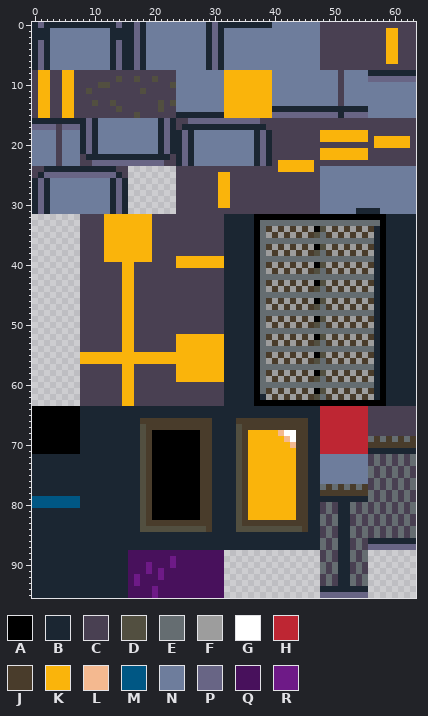
One commit to this sprite sheet: res/tiles.png. Above, as it was before the edit.
The file is 64x96 pixels.
Palette (. is transparent): A #000000  B #1b2632  C #494052  D #524f40  E #656d71  F #9d9d9d  G #ffffff  H #be2633  J #493c2b  K #fab40b  L #f4b990  M #005784  N #6e7d9c  P #686585  Q #48115c  R #6e1a87
Pixels before (only the part around the change), first column x 28:
61 CCCCBBBBBAEJFJFJFJFADFJFJFJFJBABBBBB
62 CCCCBBBBBABFJFJFJFJDEJFJFJFJFBABBBBB
63 CCCCBBBBBAAAAAAAAAAAAAAAAAAAAAABBBBB
64 BBBBBBBBBBBBBBBBBBBBHHHHHHHHCCCCCCCC
65 BBBBBBBBBBBBBBBBBBBBHHHHHHHHCCCCCCCC
66 JJBBBBJJJJJJJJJJJJBBHHHHHHHHCCCCCCCC
67 JJBBBBDJJJJJJJJJJJBBHHHHHHHHCCCCCCCC
68 JJBBBBDJKKKKKLGGJJBBHHHHHHHHCCCCCCCC
69 JJBBBBDJKKKKKKLGJJBBHHHHHHHHEJEJEJEJ
70 JJBBBBDJKKKKKKKLJJBBHHHHHHHHJJJJJJJJ
71 JJBBBBDJKKKKKKKKJJBBHHHHHHHHBBBBBBBB
72 JJBBBBDJKKKKKKKKJJBBNNNNNNNNCECECECE
73 JJBBBBDJKKKKKKKKJJBBNNNNNNNNCECECECE
74 JJBBBBDJKKKKKKKKJJBBNNNNNNNNECECECEC
75 JJBBBBDJKKKKKKKKJJBBNNNNNNNNECECECEC
76 JJBBBBDJKKKKKKKKJJBBNNNNNNNNCECECECE
77 JJBBBBDJKKKKKKKKJJBBEJEJEJEJCECECECE
78 JJBBBBDJKKKKKKKKJJBBJJJJJJJJECECECEC
79 JJBBBBDJKKKKKKKKJJBBBBBBBBBBECECECEC
80 JJBBBBDJKKKKKKKKJJBBCECBBECECECECECE
81 JJBBBBDJKKKKKKKKJJBBCECBBECECECECECE
82 JJBBBBDJKKKKKKKKJJBBECEBBCECECECECEC
83 JJBBBBDJJJJJJJJJJJBBECEBBCECECECECEC
84 DJBBBBDDDDDDDDDDDJBBCECBBECECECECECE
85 BBBBBBBBBBBBBBBBBBBBCECBBECECECECECE
86 BBBBBBBBBBBBBBBBBBBBECEBBCECBBBBBBBB
87 BBBBBBBBBBBBBBBBBBBBECEBBCECPPPPPPPP
88 QQQQ................CECBBECE........
89 QQQQ................CECBBECE........
90 QQQQ................ECEBBCEC........
91 QQQQ................ECEBBCEC........
92 QQQQ................CECBBECE........
93 QQQQ................CECBBECE........
94 QQQQ................BBBBBBBB........
95 QQQQ................PPPPPPPP........
New version:
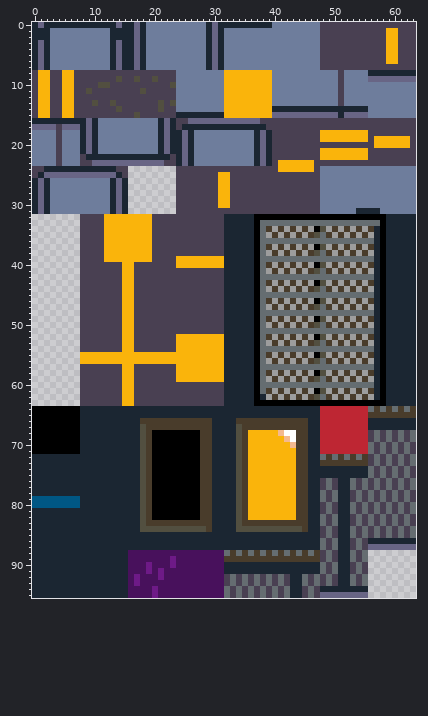
From old to new:
{"y":64,"x":56,"old":"CCCCCCCC","new":"EJEJEJEJ"}
{"y":65,"x":56,"old":"CCCCCCCC","new":"JJJJJJJJ"}
{"y":66,"x":56,"old":"CCCCCCCC","new":"BBBBBBBB"}
{"y":67,"x":56,"old":"CCCCCCCC","new":"BBBBBBBB"}
{"y":68,"x":57,"old":"C","new":"E"}
{"y":68,"x":59,"old":"C","new":"E"}
{"y":68,"x":61,"old":"C","new":"E"}
{"y":68,"x":63,"old":"C","new":"E"}
{"y":69,"x":56,"old":"EJEJEJEJ","new":"CECECECE"}
{"y":70,"x":56,"old":"JJJJJJJJ","new":"ECECECEC"}
{"y":71,"x":56,"old":"BBBBBBBB","new":"ECECECEC"}
{"y":72,"x":48,"old":"NNNNNNNN","new":"EJEJEJEJ"}
{"y":73,"x":48,"old":"NNNNNNNN","new":"JJJJJJJJ"}
{"y":74,"x":48,"old":"NNNNNNNN","new":"BBBBBBBB"}
{"y":75,"x":48,"old":"NNNNNNNN","new":"BBBBBBBB"}
{"y":76,"x":48,"old":"NNNNNNNN","new":"CECBBECE"}
{"y":77,"x":48,"old":"EJEJEJEJ","new":"CECBBECE"}
{"y":78,"x":48,"old":"JJJJJJJJ","new":"ECEBBCEC"}
{"y":79,"x":48,"old":"BBB","new":"ECE"}
{"y":79,"x":53,"old":"BBB","new":"CEC"}
{"y":88,"x":32,"old":"................","new":"EJEJEJEJEJEJEJEJ"}
{"y":89,"x":32,"old":"................","new":"JJJJJJJJJJJJJJJJ"}
{"y":90,"x":32,"old":"................","new":"BBBBBBBBBBBBBBBB"}
{"y":91,"x":32,"old":"................","new":"BBBBBBBBBBBBBBBB"}
{"y":92,"x":32,"old":"................","new":"CECECECECECBBECE"}
{"y":93,"x":32,"old":"................","new":"CECECECECECBBECE"}
{"y":94,"x":32,"old":"................","new":"ECECECECECEBBCEC"}
{"y":95,"x":32,"old":"................","new":"ECECECECECEBBCEC"}
{"label":"changed","picture_box":[320,406,416,502]}
{"label":"added","picture_box":[224,550,320,598]}
